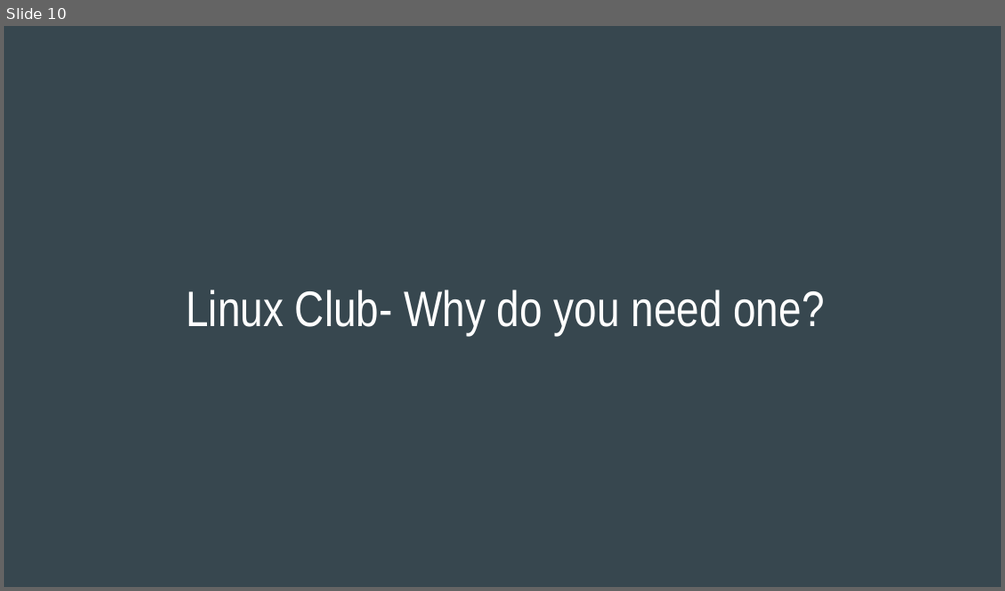
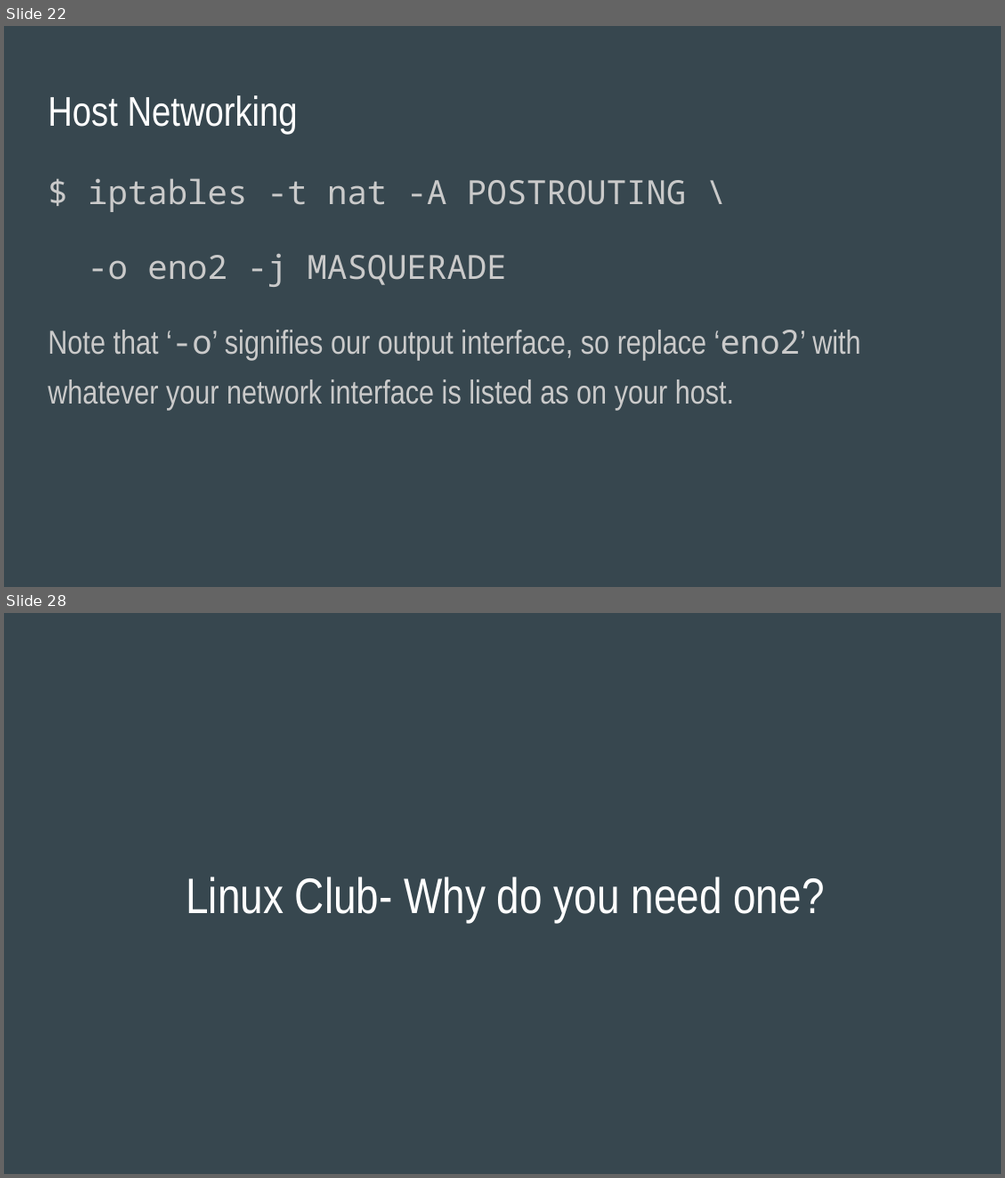
Before and after one commit to phat-sumo/everyone-can-be-root, a slide deck: everyone-can-be-root.pptx. Shown one above the other, each under a label of ours: slide 10 before the commit, slides 22 and 28 after it; the slides between them are not shown. The pictures are 1005x591 and 1005x1178 pixels, drawn with LibreOffice and Linux fonts; fonts in the diff are those of the drawing. Boxes give left, top, right and bottom in pixels: in the first picture for what was removed or moved away, otherwise in the second. Text is boxed around its words. In the diff, an @@ line names an element or a change of style, - is before the commit and + after.

```diff
--- a/everyone-can-be-root.pptx
+++ b/everyone-can-be-root.pptx
@@ slide 22 added at [4, 26, 1001, 587], background #37474F @@
@@ title added at [48, 95, 298, 134], 30 pt, text #FFFFFF @@
+Host Networking
@@ text added at [48, 178, 860, 410], 24 pt, text #CACACA @@
+$ iptables -t nat -A POSTROUTING \
+-o eno2 -j MASQUERADE
+Note that ‘-o’ signifies our output interface, so replace ‘eno2’ with whatever your network interface is listed as on your host.
@@ what was slide 10 is now slide 28 @@
```
Also in this commit, not shown: 2 slides changed, 17 other slides added, 5 other files.
